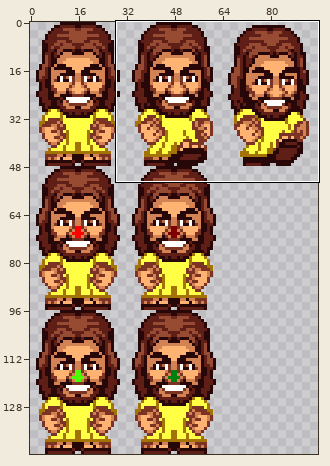
Sprite sheet -- res/Jesus.png. Above: a wide view before the commit, with the close-up outlined.
Close-up. Before the commit:
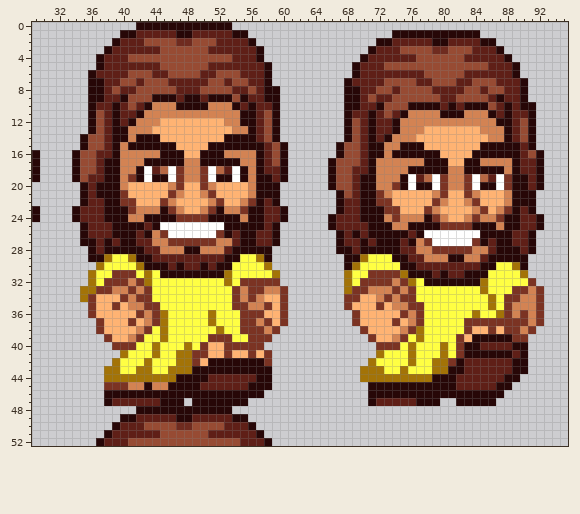
The file is 96x144 pixels. Shown: x 29..95, y 0..52.
After:
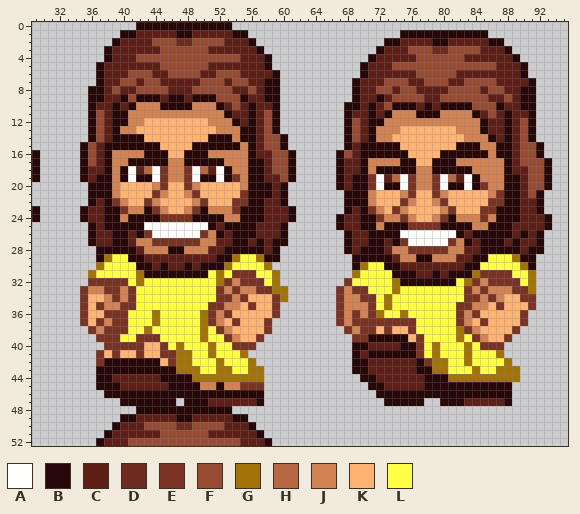
Palette (. is transparent): A #fffffe  B #270707  C #5f1f17  D #6f2b1f  E #7b3323  F #974b33  G #a37307  H #b76743  J #d38353  K #ffb373  L #ffff43
Commit: Flip walking animation horizontally, so Jesus starts walking with his right foot forward
What changed:
Changed rows in their new state; - is an unchanged pixel.
first column x 34:
 1 ----------------------------------------.----------B--------
 2 ---------C--------F-------------------.-B----------C-B------
 3 -------------------------------------.B--C--------F--CB-----
 4 ---.B--C------------F--CB-----------.B----------------CB----
 5 -----------------------------------.B--C------------F--CB---
 6 --.B--------------------CB---------.B------F----C------CB---
 7 --.--------C----F--------B--------.B------C-F--C-F------CB--
 8 ------------C--F------------------.--------CC--FF--------B--
 9 --------BB-C-BC-B-FF--------------.--CB-----CCFF-----CF--B--
10 -------BJJ-BB--JJ-BCF----------------BC-BB-C-CB-B-FF-BC-----
11 ------BJJ----------BCC-----------------BJJ-BBBJJJ-BCF-------
12 ------BJ-KK------JJ-BC----------------BJJ----------BCC------
13 ------J-KK--------JJ-B----------------JJJKKK----JJJBCC------
14 -.B----B-KK------BB-J----FB-----------JJKKK------JJJBC------
15 ---CB-B----KK--BB----J-CF--------.BCB--BBKKK----BBBJJ--CFFB-
16 .B--BJ---BB-KKBB-JJ---BC--FB-------CB--B--KKKKBBBB--J--CF---
17 .B---J-BB---JJBB---JJ-B---FB----.BCCBJ---BBKK--BJJJ---BCFFFB
18 .BC--JBACHAEJJEAHCABJJB--FFB----.BC-BJBBBB-JJ--BB-JJJJBC-FFB
19 .B-B-JBA-BAEJJEABBA-EJB-C-FB----.BCB-EACHAEJJEAHCABJJJB-CFFB
20 -.B--JK---JEKKEJKK---JB--CB-----.BCB-EABBAEJJEABBABEJJB-CFFB
21 -.B--JK---EJKKJEKK---EB--CB------.BB-JKK-JE--EJ--KK-JEB-CFB-
22 -.B--EJK-EJKK--JEKK-EEB--CB------.BB-JKK-EJ--JE--KK-EEB-CCB-
23 .B----EJ-BEJKKJEBJJ-EB----CB-----.B--EJK-J--KKJE--K-EBB--CB-
24 .B----JBB--EE--BB--JJB----CB----.B----E-JE-KKJEBJ-JE-B----CB
25 -.B-B----AA------BC----C-CB-----.B--B-J-BBEEEEBBBBJJ-B-C--CB
26 -.B----CBEAA----EJBCB----CB------.BC-----AAA----BCB-----BCB-
27 -.--CB-CJJEE----JJCCB-CB--B------.B-CB-C-EAAA--EJBC-B-CB-CB-
28 --.B----CJJ-BBJJ-CCB----CB-------.-----CJJEEE--JJCCBB-----B-
29 --.----B-C--------B-G----B--------.-BBBBCJJBB--JCCBBLLLG-B--
30 --------B-C--CB--B-G--------------.BG--BBCC------BBLL--LGB--
31 -----LLLGBB------LGLEEE-----------.G-LLLBB-CCBCBB-GEEEE-LG--
32 --EE---LGL--------GEJ---LG--------E-LLLLGBBB----LGEJEEEE-G--
33 -EJJ-E--LL--------EJ--J-EGG------EJ--LLLGLL------EJEJJJ--G.-
34 -EK-JEJELL--------EEJEKK-EG------EJJEELGLLL------EEJEJKKEE.-
35 -EKEJJEELLL------EEJJKEKKE.------EJJJELGLLLL----EEJJKEKKKE.-
36 -EK-EEELLLGL----GEJEKKKK-E.------EJ-JEGLLGLL----EJEKKKKK-..-
37 -EK-JEELLLGL----GEJKEKKK-..------EJ-EEEE-EEL----EJK-KKKK-..-
38 --EJEEELLG-L----G-EJKKKKE.--------EJ-E-E-K-L----G-J-K-K-..--
39 ---E-ELL-EEL----GLL-JKK-.----------EEBBBBBKE----GLEJKKE..---
40 ----E---EKKE-GL-LGLL---.-----------BBCCCCBBE-GL-LGLEEE...---
41 ---EKEKKEKKEE--LLGLLLG...----------BCBBBBBBE-GL-LGLLLG...---
42 ---EBBBBBBBKE--LLLGLLLG..----------BBCCCCCCBE--LLGLLLLG..---
43 ---BBBBBBBBBB--GLLGGLLGG.----------BBCCCCCCBB--LLLGLLGGG.---
44 ---BBCCCCCCBB--GGGGGGGGG.-----------BBCCCCCCB--GGGGGGGGG----
45 ---BBBCCCCCC----JJBJJEEE.--------------CCCCC----BBBBB-------
46 -------------------------------------.----------------B-----
47 ----..BBBBB--.B--CCCCCCB-------------..BBBB-..BB-CCCCCB-----
Where, in picture pixels (left, top, right, bottom), the same in both close-ups:
changed: (328, 30, 552, 406)
changed: (72, 38, 296, 406)
